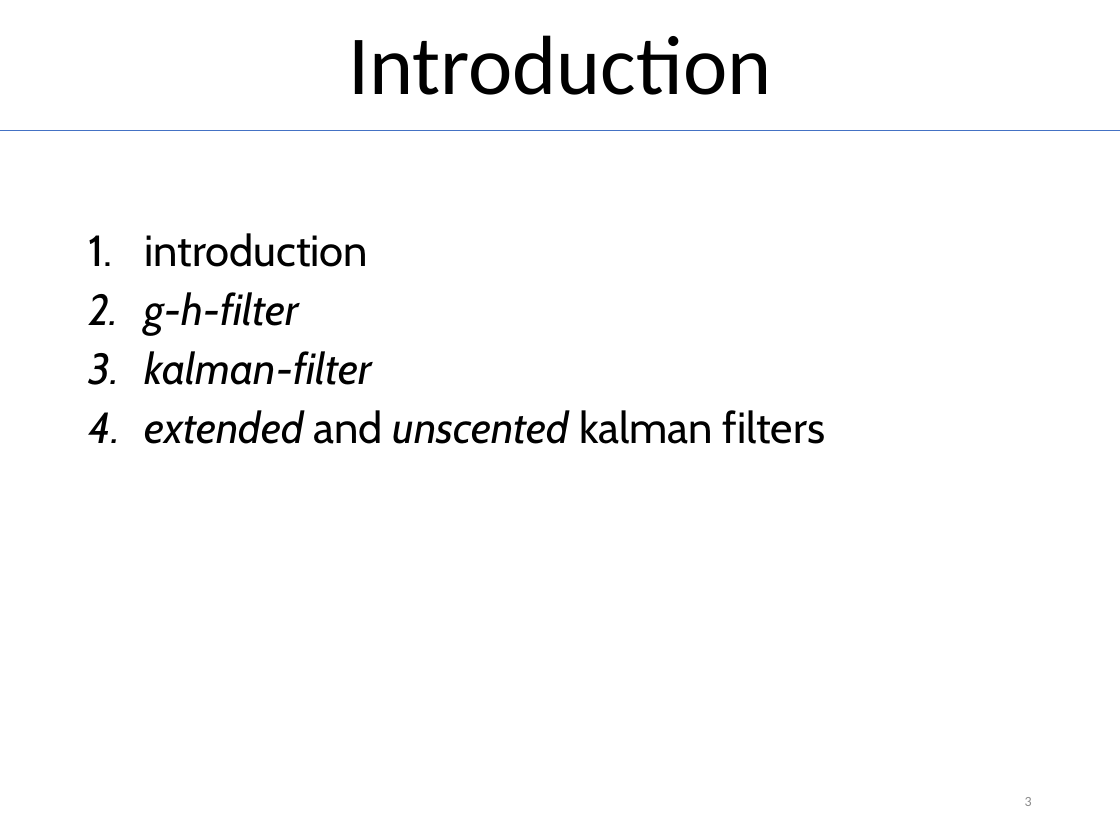
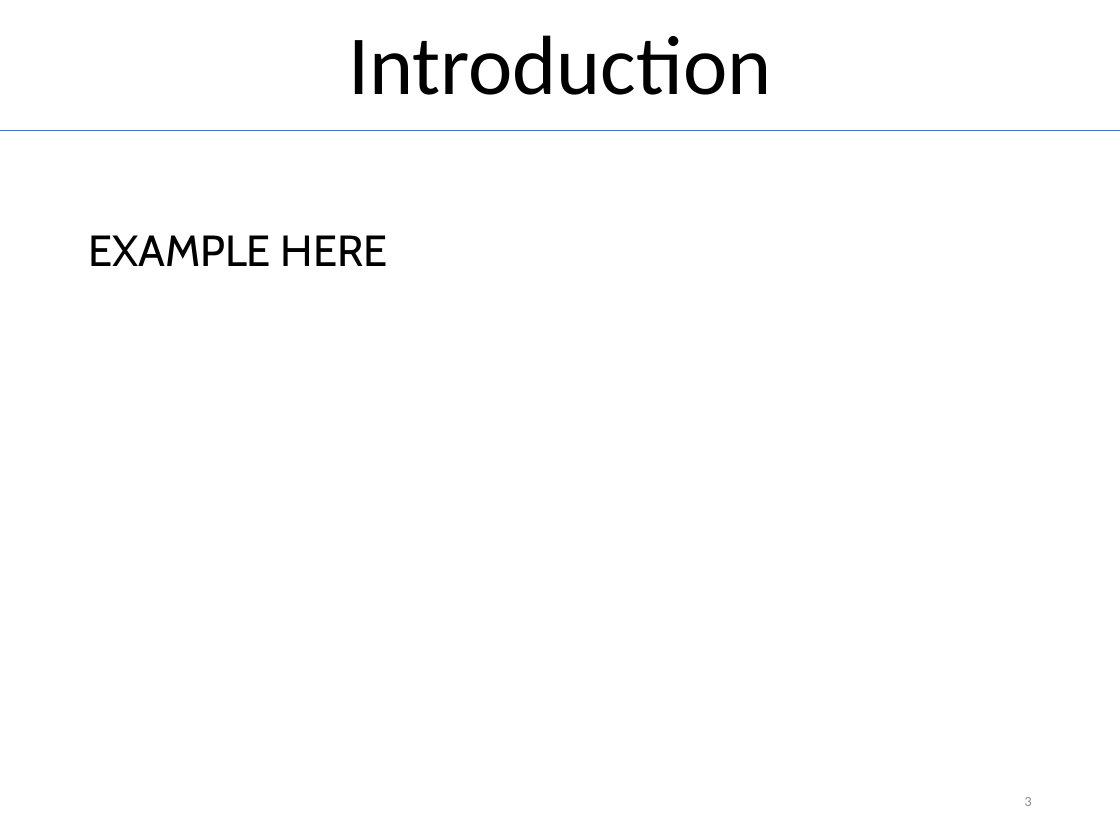
Before and after one commit to MichiHo/flocking, a slide deck: slide 3 of vortrag/ba_seminar_presentation.pptx. Drawn at 1120x840 pixels with LibreOffice and Linux fonts; fonts in the diff are those of the drawing. Boxes give left, top, right and bottom in pixels: in the first picture for what was removed or moved away, otherwise in the second. Text is boxed around its words. In the diff, an @@ line names an element or a change of style, - is before the commit and + after.

```diff
--- a/vortrag/ba_seminar_presentation.pptx
+++ b/vortrag/ba_seminar_presentation.pptx
@@ text at bbox=[88, 235, 388, 266]: text changed; italic off @@
-1. introduction
-2. g-h-filter
-3. kalman-filter
-4. extended and unscented kalman filters
+EXAMPLE HERE
```
Also in this commit, not shown: 1 other slide changed, 4 slides added, 1 slide removed, 7 other files.
